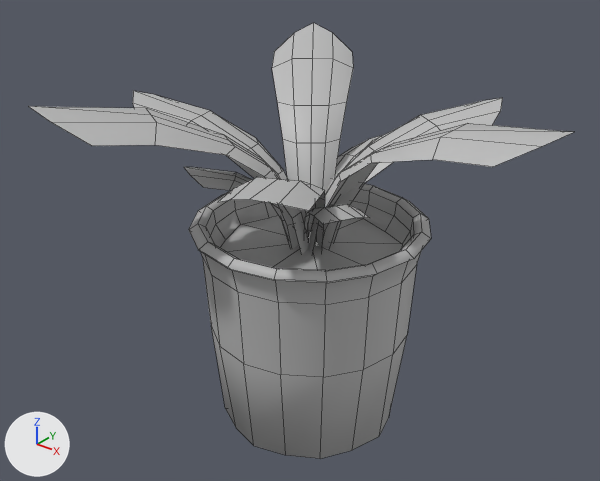
The FBX model Assets/_ParanormalEviction/_Models/Props/General/Static/prop_plant_medium.fbx, before and after one commit.
Before and after are seen from a 50 mm camera at (0.391, -0.502, 0.476) aimed at (-0.007, -0.005, 0.168). The lights are fixed; the arrows at lower left show +X, +Y and +Z. Mesh edges are drawn as thin lines. Where no turn or scale is listed for an object, it has been applied to the vertices. Vertices at the same position are counted once.
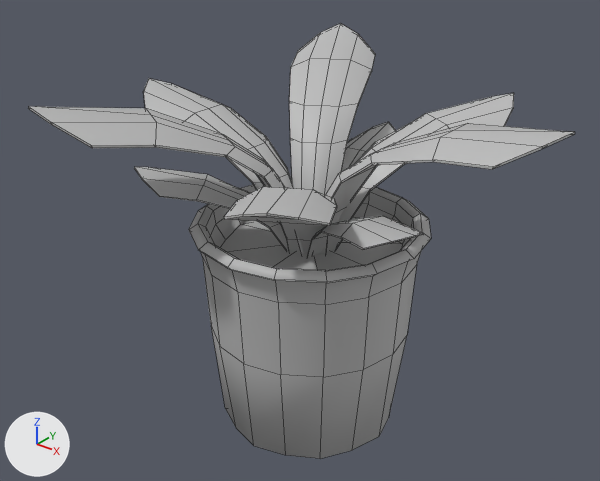
Edits to the scene script, one JSON object a line:
```json
{"block": "me_mesh", "where": "# used by ob_pcylinder82; location = (0.0, 0.0, 0.0)"}
{"op": "remove", "block": "me_mesh", "code": "me_mesh.from_pydata(...)  # 410 vertices, 324 faces; spans x -0.168..0.211, y -0.183..0.17, z -0.002..0.308"}
{"op": "add", "block": "me_mesh", "code": "me_mesh.from_pydata(...)  # 578 vertices, 549 faces; spans x -0.189..0.211, y -0.183..0.183, z -0.002..0.308"}
{"block": "me_mesh", "change": "me_mesh part 1: a new loose piece of 48 vertices spanning x -0.002..0.133, y -0.07..0.006, z 0.127..0.233, in mat_lambert1 (grey #bcbcbc)"}
{"block": "me_mesh", "change": "me_mesh part 2: a new loose piece of 48 vertices spanning x -0.116..0.003, y -0.093..0.004, z 0.127..0.233, in mat_lambert1 (grey #bcbcbc)"}
{"block": "me_mesh", "change": "me_mesh part 3: a new loose piece of 48 vertices spanning x -0.041..0.014, y -0.001..0.143, z 0.127..0.233, in mat_lambert1 (grey #bcbcbc)"}
{"block": "me_mesh", "change": "me_mesh part 4: a new loose piece of 48 vertices spanning x -0.006..0.108, y -0.164..0.003, z 0.137..0.276, in mat_lambert1 (grey #bcbcbc)"}
{"block": "me_mesh", "change": "me_mesh part 5: a new loose piece of 48 vertices spanning x -0.189..0.0, y -0.034..0.034, z 0.137..0.276, in mat_lambert1 (grey #bcbcbc)"}
{"block": "me_mesh", "change": "me_mesh part 6: a new loose piece of 48 vertices spanning x -0.006..0.108, y -0.003..0.164, z 0.137..0.276, in mat_lambert1 (grey #bcbcbc)"}
{"block": "me_mesh", "change": "me_mesh part 7"}
{"block": "me_mesh", "change": "201 vertices are removed from x -0.168..0.104, y -0.155..0.17, z 0.152..0.308"}
{"block": "me_mesh", "change": "142 faces are deleted"}
{"block": "me_mesh", "change": "4 vertices move from x -0.015..0.006, y -0.004..0.015, z 0.155..0.2 to x -0.014..0.006, y -0.004..0.015, z 0.155..0.2"}
{"block": "me_mesh", "change": "81 vertices are added at x -0.121..0.211, y -0.183..0.183, z 0.153..0.308"}
{"block": "me_mesh", "change": "97 new faces join them"}
```

Where the change shows, as pixel boxes (x1, y1, x2, y2) in the pictures (600 x 481 px; the box of a moved part takes in the faces that stretch with it):
```json
{"object": "pCylinder82", "change": "reshaped", "before": [28, 23, 573, 459], "after": [28, 23, 575, 459]}
{"part": 1, "of": "me_mesh", "change": "added", "after": [307, 216, 424, 257]}
{"part": 2, "of": "me_mesh", "change": "added", "after": [134, 167, 289, 251]}
{"part": 3, "of": "me_mesh", "change": "added", "after": [342, 122, 396, 171]}
{"part": 4, "of": "me_mesh", "change": "added", "after": [224, 186, 337, 254]}
{"part": 5, "of": "me_mesh", "change": "added", "after": [143, 78, 294, 190]}
{"part": 6, "of": "me_mesh", "change": "added", "after": [338, 93, 514, 222]}
{"part": 7, "of": "me_mesh", "change": "moved or reshaped", "before": [133, 23, 503, 251], "after": [28, 23, 575, 254]}
```
